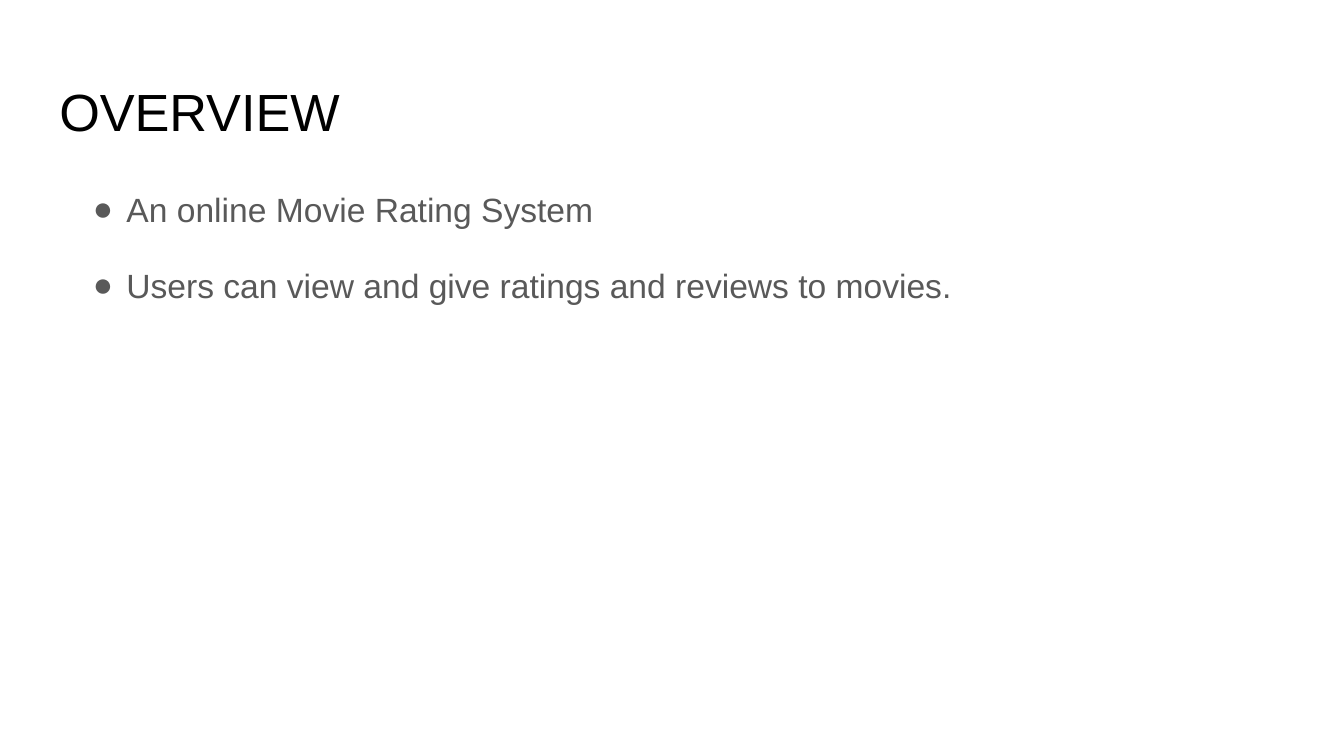
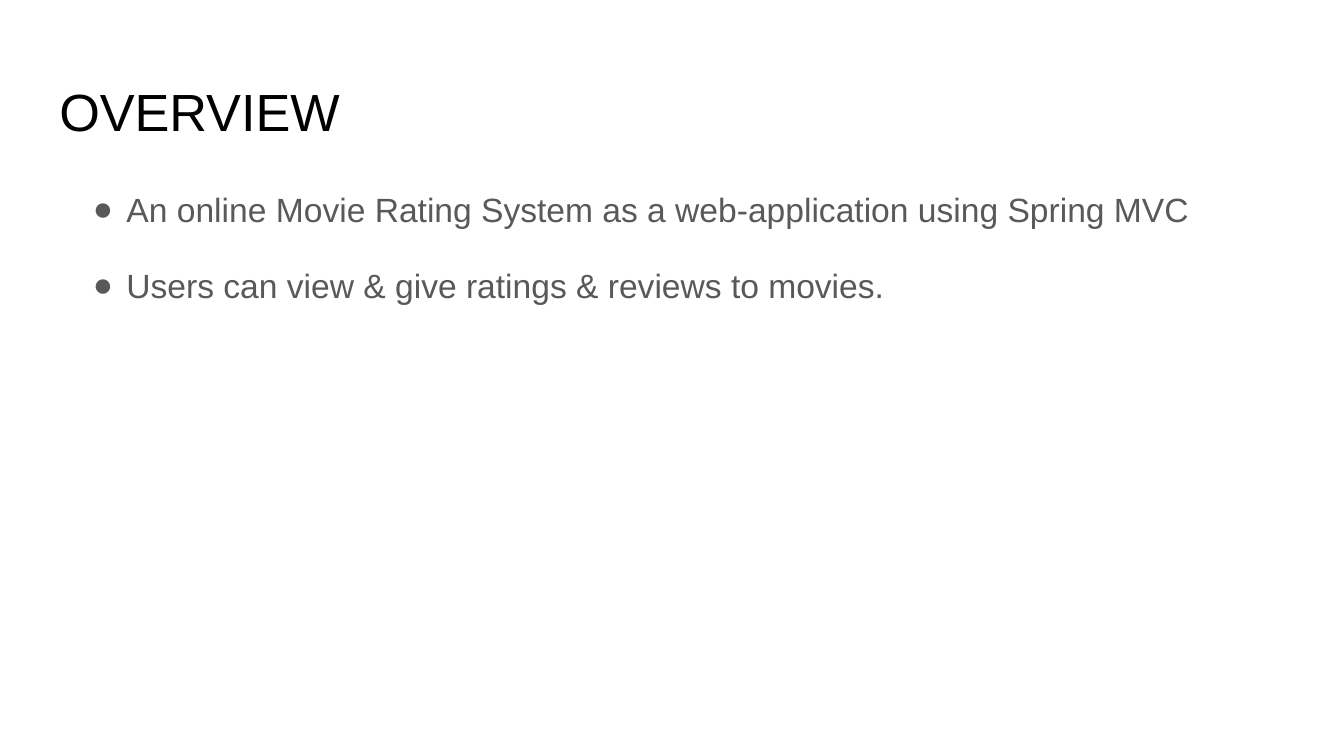
Before and after one commit to berliarishabh/CSCI-5448, a slide deck: slide 2 of 39_Rated-MovieRatingSystem.pptx. Drawn at 1344x756 pixels with LibreOffice and Linux fonts; fonts in the diff are those of the drawing. Boxes give left, top, right and bottom in pixels: in the first picture for what was removed or moved away, otherwise in the second. Text is boxed around its words. In the diff, an @@ line names an element or a change of style, - is before the commit and + after.

```diff
--- a/39_Rated-MovieRatingSystem.pptx
+++ b/39_Rated-MovieRatingSystem.pptx
@@ text at (126,197,1189,304): text changed @@
-● An online Movie Rating System
-● Users can view and give ratings and reviews to movies.
+● An online Movie Rating System as a web-application using Spring MVC
+● Users can view & give ratings & reviews to movies.
```
Also in this commit, not shown: 3 other slides changed, 2 slides added, 1 slide removed.
